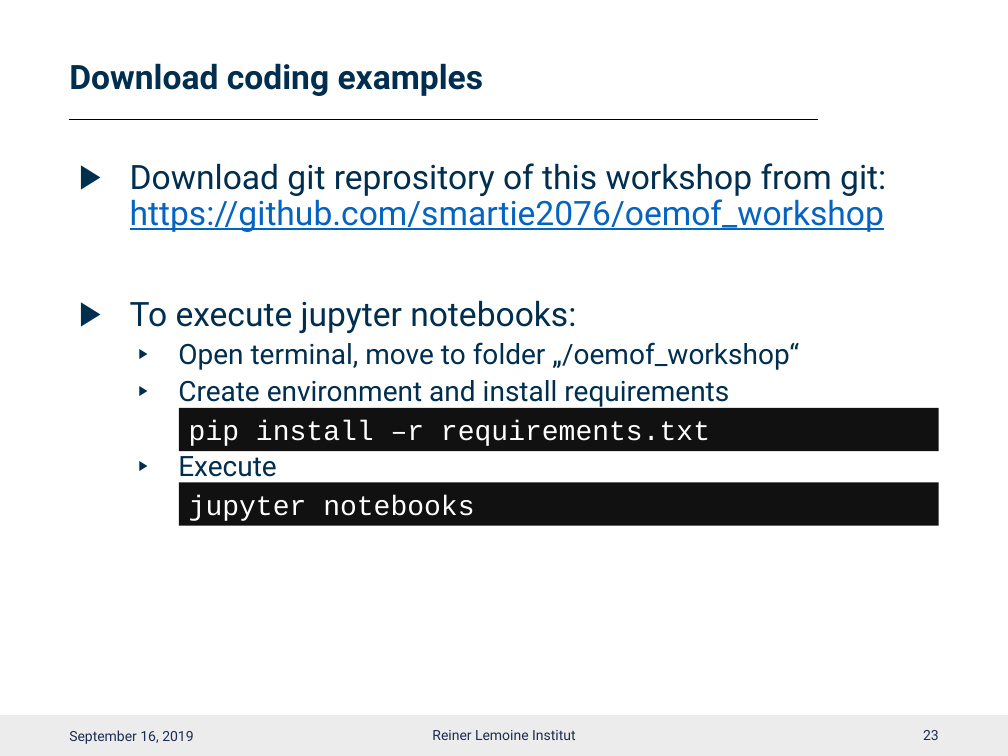
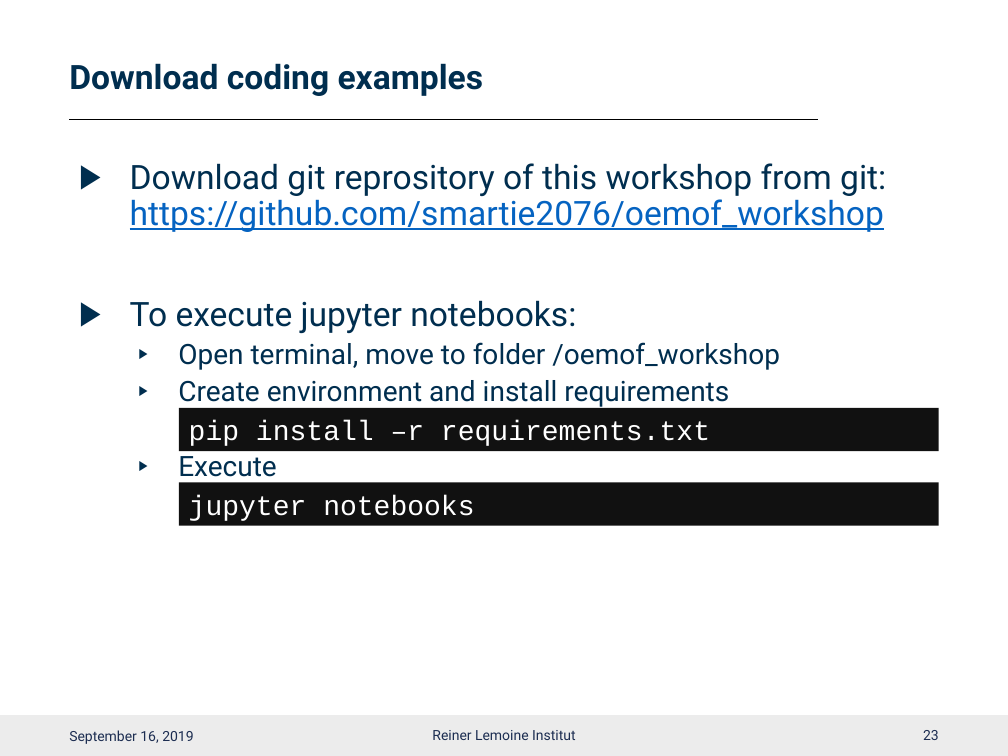
Before and after one commit to smartie2076/oemof_workshop, a slide deck: slide 24 of Oemof_Workshop_03_Basics.pptx. Drawn at 1008x756 pixels with LibreOffice and Linux fonts; fonts in the diff are those of the drawing; background and template pictures are left out. Boxes give left, top, right and bottom in pixels: in the first picture for what was removed or moved away, otherwise in the second. Text is boxed around its words. In the diff, an @@ line names an element or a change of style, - is before the commit and + after.

```diff
--- a/Oemof_Workshop_03_Basics.pptx
+++ b/Oemof_Workshop_03_Basics.pptx
@@ text at box(178, 342, 780, 370): text changed @@
-  ▶ Open terminal, move to folder „/oemof_workshop“
+  ▶ Open terminal, move to folder /oemof_workshop
```
Also in this commit, not shown: 4 other slides changed, 7 other files.
